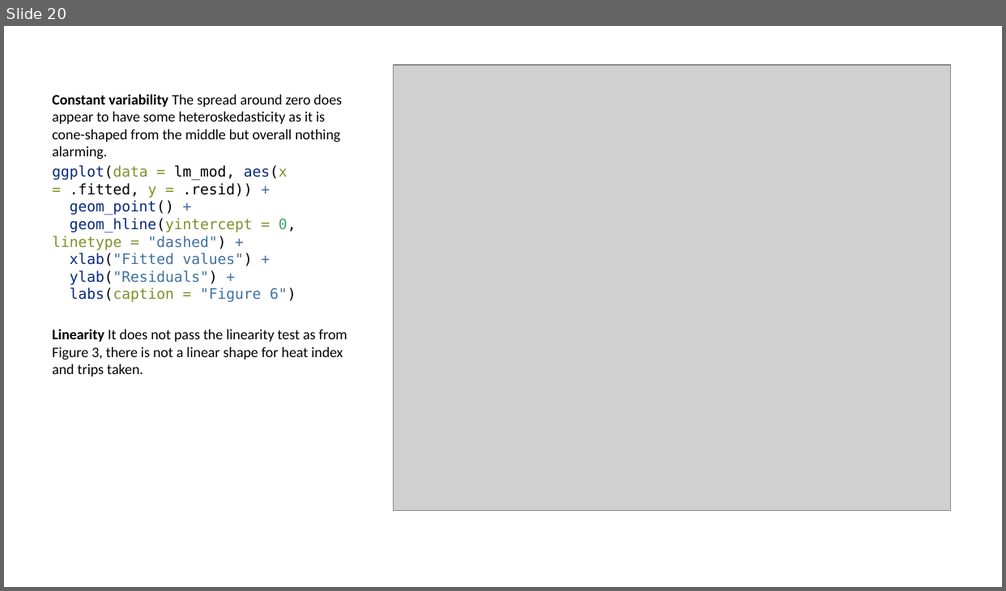
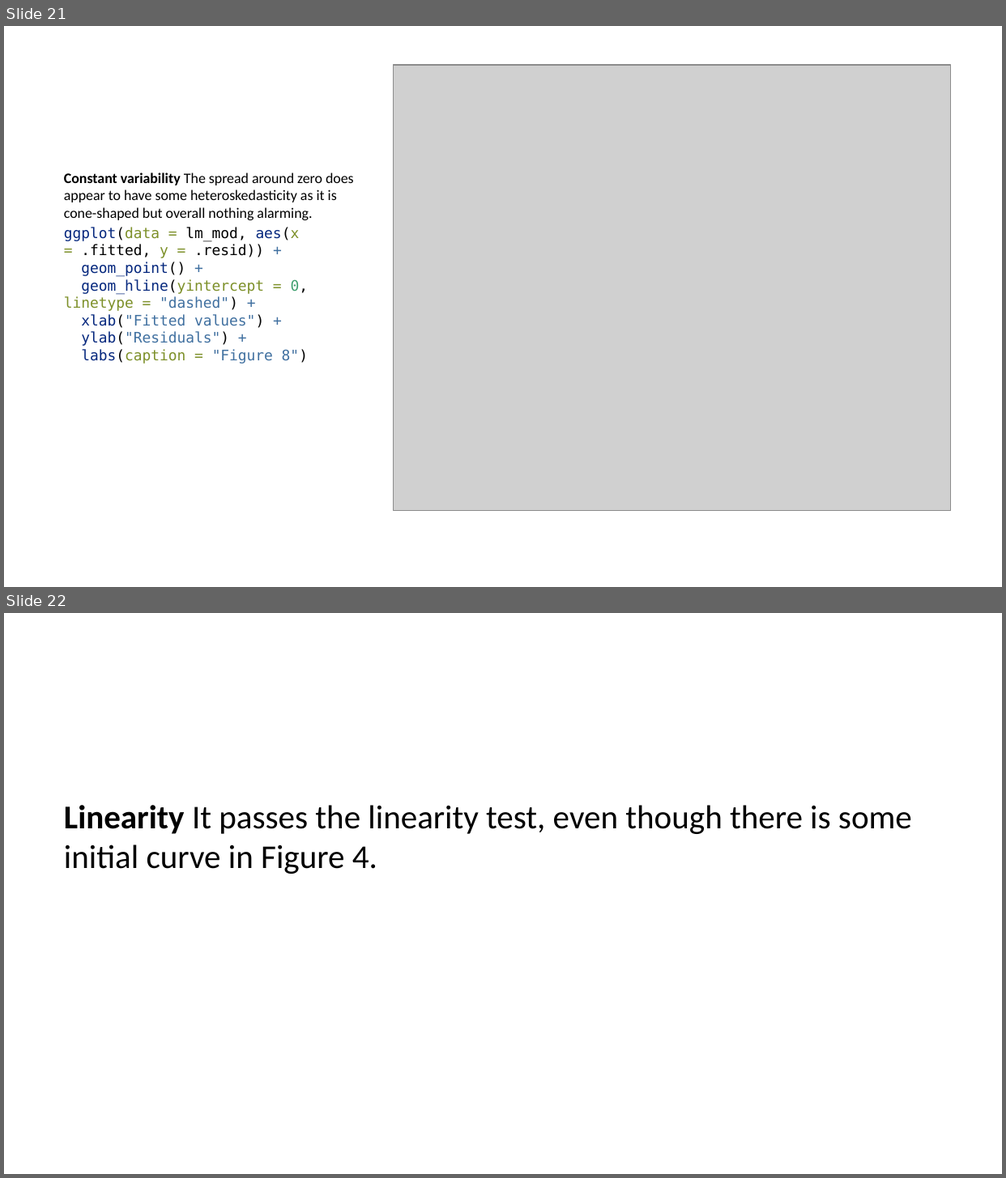
Before and after one commit to hellojohncruz/tlc_trips_weather, a slide deck: ridership.pptx. Shown one above the other, each under a label of ours: slide 20 before the commit, slides 21 and 22 after it. The pictures are 1006x591 and 1006x1178 pixels, drawn with LibreOffice and Linux fonts; fonts in the diff are those of the drawing; grey boxes stand for pictures. Boxes give left, top, right and bottom in pixels: in the first picture for what was removed or moved away, otherwise in the second. Text is boxed around its words. In the diff, an @@ line names an element or a change of style, - is before the commit and + after.

```diff
--- a/ridership.pptx
+++ b/ridership.pptx
@@ slide 22 added at (4, 613, 1002, 1174), background #FFFFFF @@
@@ text added at (64, 805, 912, 874), 24 pt, text #000000 @@
+Linearity It passes the linearity test, even though there is some initial curve in Figure 4.
@@ what was slide 20 is now slide 21 @@
@@ slide 21 changed as well @@
@@ text at (64, 173, 354, 364): text changed; font Calibri to DejaVu Sans Mono @@
-Constant variability The spread around zero does appear to have some heteroskedasticity as it is cone-shaped from the middle but overall nothing alarming.
-ggplot(data = lm_mod, aes(x = .fitted, y = .resid)) +
-geom_point() +
-geom_hline(yintercept = 0, linetype = "dashed") +
-xlab("Fitted values") +
-ylab("Residuals") +
-labs(caption = "Figure 6")
-Linearity It does not pass the linearity test as from Figure 3, there is not a linear shape for heat index and trips taken.
+Constant variability The spread around zero does appear to have some heteroskedasticity as it is cone-shaped but overall nothing alarming.
+ggplot(data = lm_mod, aes(x = .fitted, y = .resid)) +
+geom_point() +
+geom_hline(yintercept = 0, linetype = "dashed") +
+xlab("Fitted values") +
+ylab("Residuals") +
+labs(caption = "Figure 8")
```
Also in this commit, not shown: 18 other slides changed, 3 other slides added, 3 slides removed, 5 other files.
